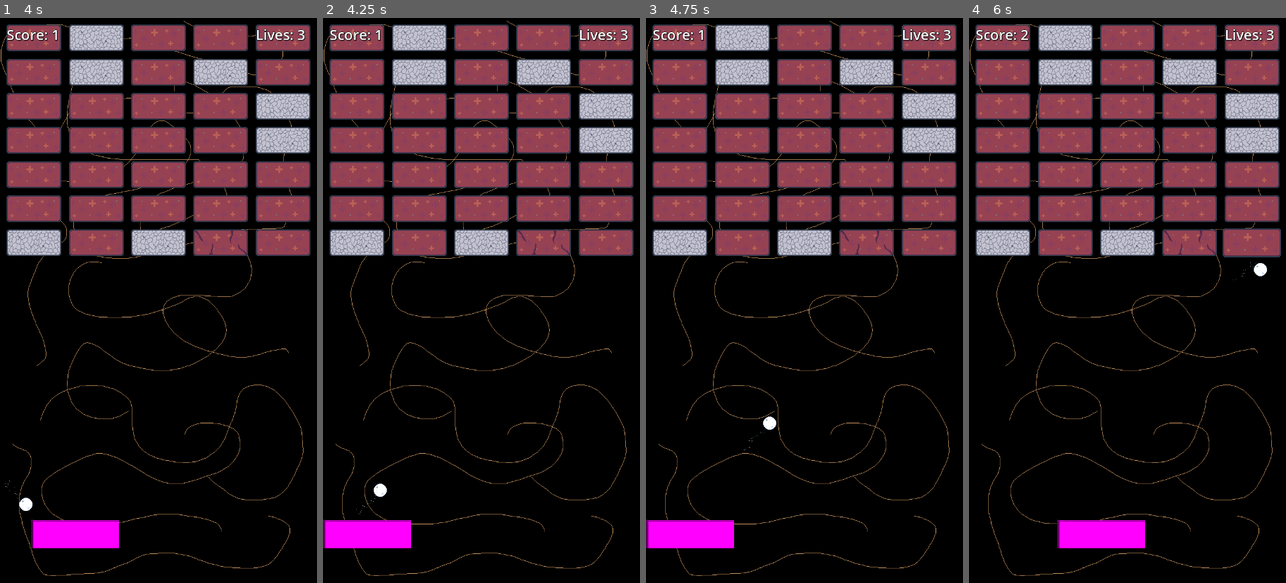
Above: before the commit, frames 1-4 (left to right).
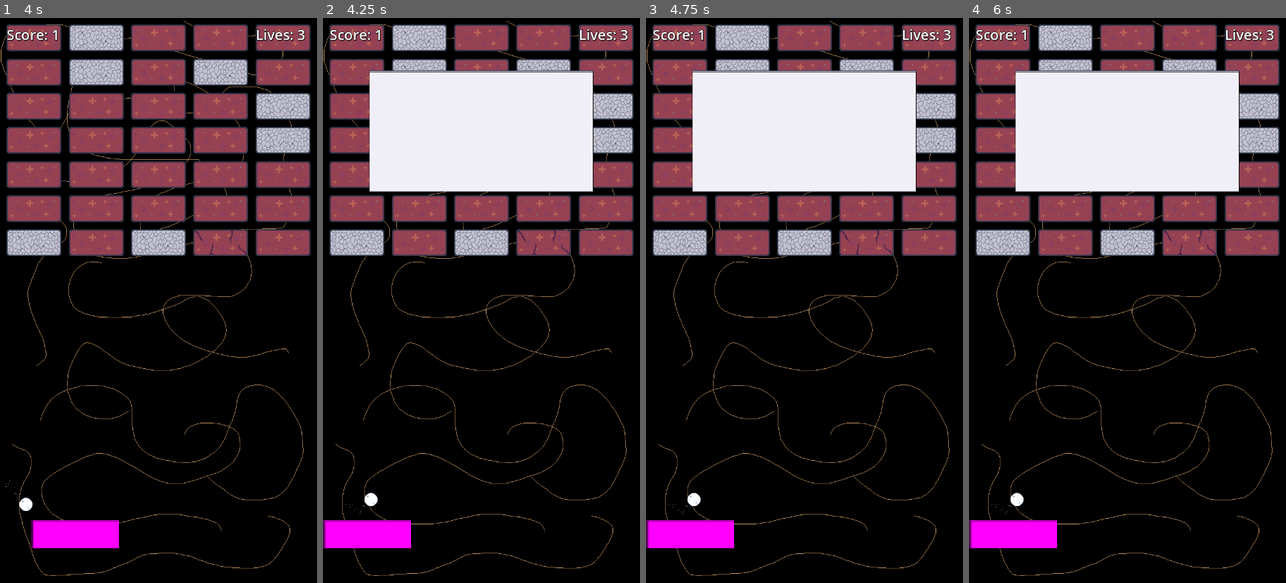
Above: after the commit, the same moments.

Repository: ant290/MoleBreaker
Game: Godot game, scene res://scenes/level.tscn
The game is run twice, just before and just after one commit, with the same random seed, the same clock (stepped at 60 frames per second) and the same inputs.
Inputs:
- Up to frame 1 (4 s): hold Right (ui_right) 0.53-1.28 s; tap Enter at 1.25 s; hold Left (ui_left) 1.28-2.03 s; hold Right (ui_right) 2.03-3.53 s; hold Left (ui_left) from 3.53 s (still down)
- Up to frame 2 (4.25 s): keep holding Left (ui_left); tap Escape (ui_cancel) at 4.15 s
- Up to frame 3 (4.75 s): keep holding Left (ui_left)
- Up to frame 4 (6 s): release Left (ui_left) at 5.78 s; hold Right (ui_right) from 5.78 s (still down)

Frame 1 is identical in both runs. In frame 2, 15% of the frame differs, in the area x 7-86%, y 9-88%; in frame 3, 15%; in frame 4, 18%, in the area x 0-99%, y 2-94%.

Commit message:
added escape menu / pause / inventory showing

Diff:
--- /dev/null
+++ b/mole-breaker/scenes/inventory_item.tscn
@@ -0,0 +1,20 @@
+[gd_scene load_steps=4 format=3 uid="uid://blk8vahcdnqje"]
+
+[ext_resource type="Script" uid="uid://b6vc0wjghgks4" path="res://scripts/inventory_item.gd" id="1_letey"]
+[ext_resource type="Texture2D" uid="uid://dw6b64oejapoa" path="res://assets/bricks/brick dirt.png" id="1_u4rwp"]
+
+[sub_resource type="LabelSettings" id="LabelSettings_kqme1"]
+font_color = Color(0.012617188, 0.012617188, 0.012617188, 1)
+
+[node name="InventoryItem" type="HSplitContainer"]
+dragging_enabled = false
+script = ExtResource("1_letey")
+
+[node name="Sprite" type="TextureRect" parent="."]
+layout_mode = 2
+texture = ExtResource("1_u4rwp")
+
+[node name="Quantity" type="Label" parent="."]
+layout_mode = 2
+text = "qty of dirt"
+label_settings = SubResource("LabelSettings_kqme1")
--- a/mole-breaker/scenes/level.tscn
+++ b/mole-breaker/scenes/level.tscn
@@ -6,6 +6,8 @@
 [ext_resource type="Texture2D" uid="uid://by885h87iwnui" path="res://assets/background dirt.png" id="2_ppgk2"]
 [ext_resource type="PackedScene" uid="uid://c00uaxwxq1i2b" path="res://scenes/ball.tscn" id="2_w7c3h"]
 [ext_resource type="Script" uid="uid://bfk12tdquv0b7" path="res://scripts/player_ui.gd" id="4_mx8sn"]
+[ext_resource type="PackedScene" uid="uid://d32bg47cji12w" path="res://scenes/ui_popup.tscn" id="7_klq6b"]
+[ext_resource type="Script" uid="uid://lpx3hxn6obsv" path="res://scripts/inventory_popup.gd" id="8_b121j"]
 
 [sub_resource type="RectangleShape2D" id="RectangleShape2D_w7c3h"]
 size = Vector2(7.5, 1280)
@@ -56,6 +58,7 @@
 [node name="TouchControls" parent="." instance=ExtResource("2_2r41h")]
 
 [node name="CanvasLayer" type="CanvasLayer" parent="."]
+process_mode = 3
 script = ExtResource("4_mx8sn")
 
 [node name="ScoreText" type="Label" parent="CanvasLayer"]
@@ -77,6 +80,11 @@
 text = "Lives: 4"
 label_settings = SubResource("LabelSettings_w8frs")
 
+[node name="Inventory" parent="CanvasLayer" instance=ExtResource("7_klq6b")]
+process_mode = 2
+visible = false
+script = ExtResource("8_b121j")
+
 [node name="CatchBucket" type="Area2D" parent="."]
 
 [node name="CollisionShape2D" type="CollisionShape2D" parent="CatchBucket"]
--- /dev/null
+++ b/mole-breaker/scenes/ui_popup.tscn
@@ -0,0 +1,21 @@
+[gd_scene load_steps=2 format=3 uid="uid://d32bg47cji12w"]
+
+[ext_resource type="Texture2D" uid="uid://co24y1iailax" path="res://assets/DemoUiBackgroundNineRect.png" id="1_ajo4i"]
+
+[node name="UiPopup" type="NinePatchRect"]
+offset_left = 105.0
+offset_top = 119.0
+offset_right = 614.0
+offset_bottom = 394.0
+texture = ExtResource("1_ajo4i")
+patch_margin_left = 5
+patch_margin_top = 5
+patch_margin_right = 5
+patch_margin_bottom = 5
+
+[node name="VBoxContainer" type="VBoxContainer" parent="."]
+layout_mode = 0
+offset_left = 20.0
+offset_top = 17.0
+offset_right = 488.0
+offset_bottom = 257.0
--- a/mole-breaker/scripts/ball.gd
+++ b/mole-breaker/scripts/ball.gd
@@ -25,6 +25,9 @@
 		if velocity.x == 0:
 			velocity.x = -base_speed
 
+		velocity.x = clamp(velocity.x, -600, 600)
+		velocity.y = clamp(velocity.y, -600, 600)
+
 func game_over ():
 	get_tree().reload_current_scene()
 	PlayerStats.lives = 4
--- /dev/null
+++ b/mole-breaker/scripts/inventory_item.gd
@@ -0,0 +1,23 @@
+extends HSplitContainer
+class_name InventoryItem
+
+@export var sprite_texture : Texture2D
+@export var quantity : int = 0
+@export var brick_type : GameConstants.BrickType
+
+@onready var sprite : TextureRect = $Sprite
+@onready var quantity_label : Label = $Quantity
+
+# Called when the node enters the scene tree for the first time.
+func _ready() -> void:
+	sprite.texture = sprite_texture
+	quantity_label.text = str(quantity)
+
+
+# Called every frame. 'delta' is the elapsed time since the previous frame.
+func _process(delta: float) -> void:
+	pass
+
+
+func update() -> void:
+	quantity_label.text = str(quantity)
--- /dev/null
+++ b/mole-breaker/scripts/inventory_popup.gd
@@ -0,0 +1,48 @@
+extends NinePatchRect
+
+@onready var inventory_item_scene = preload("res://scenes/inventory_item.tscn")
+@onready var inven_items_container : VBoxContainer = $VBoxContainer
+
+# load brick images
+@onready var imgBrickDirt = preload("res://assets/bricks/brick dirt.png")
+@onready var imgBrickRock = preload("res://assets/bricks/brick rock.png")
+
+# Called when the node enters the scene tree for the first time.
+func _ready() -> void:
+	load_inventory()
+
+
+# Called every frame. 'delta' is the elapsed time since the previous frame.
+func _process(delta: float) -> void:
+	pass
+
+func refresh() -> void:
+	load_inventory()
+
+func is_brick_type(item: InventoryItem, number):
+	return item.brick_type == number
+
+func load_inventory() -> void:
+	var children = inven_items_container.get_children()
+
+	for brick in PlayerStats.brickInventory:
+		var found_child = children.find_custom(is_brick_type.bind(brick))
+
+		if found_child > -1:
+			children[found_child].quantity = PlayerStats.brickInventory[brick]
+			children[found_child].update()
+
+		else:
+			#create new item
+			var newBrick : InventoryItem = inventory_item_scene.instantiate()
+			newBrick.brick_type = brick
+			newBrick.quantity = PlayerStats.brickInventory[brick]
+
+			# probably refactor to new method to set the sprite
+			match brick:
+				GameConstants.BrickType.BRICK_DIRT:
+					newBrick.sprite_texture = imgBrickDirt
+				GameConstants.BrickType.BRICK_ROCK:
+					newBrick.sprite_texture = imgBrickRock
+
+			inven_items_container.add_child(newBrick)
--- a/mole-breaker/scripts/player_ui.gd
+++ b/mole-breaker/scripts/player_ui.gd
@@ -6,6 +6,8 @@
 
 @onready var lives_text : Label = $LivesText
 @export var lives_text_prompt : String = "Lives: "
+
+@onready var inventory : NinePatchRect = $Inventory
 
 @onready var level = get_parent()
 
@@ -17,6 +19,14 @@
 
 # Called every frame. 'delta' is the elapsed time since the previous frame.
 func _process(delta: float) -> void:
+	if Input.is_action_just_pressed("ui_cancel"):
+		if get_tree().paused:
+			get_tree().paused = false
+			inventory.visible = false
+		else:
+			get_tree().paused = true
+			inventory.refresh()
+			inventory.visible = true
 	pass
 
 func load_bricks() -> void:
Binary file added: mole-breaker/assets/DemoUiBackgroundNineRect.png
Not shown, added: mole-breaker/assets/DemoUiBackgroundNineRect.png.import
Not shown: 1 places in mole-breaker/scenes/level.tscn that only renumber resources
Not shown, added: mole-breaker/scripts/inventory_item.gd.uid
Not shown, added: mole-breaker/scripts/inventory_popup.gd.uid
